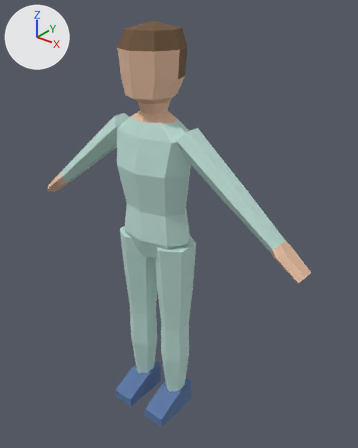
A saved change to the FBX model Assets/Character/Patient_Boy/Patient_Boy.fbx.
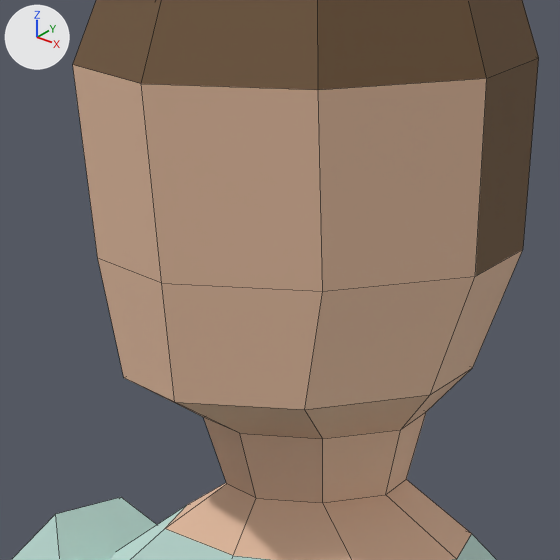
Each version is shown whole from a 50 mm lens placed at (0.938, -1.06, 1.389), pointed at (0.047, 0.054, 0.698), then close up on the part from 30% to 53% of the width and 8% to 27% of the height. Lighting does not change. The marker at upper left points along +X, +Y and +Z. The older version's two pictures come first. The close-ups show mesh edges as thin lines.

Objects in the first close-up: 'Patient_Boy'.
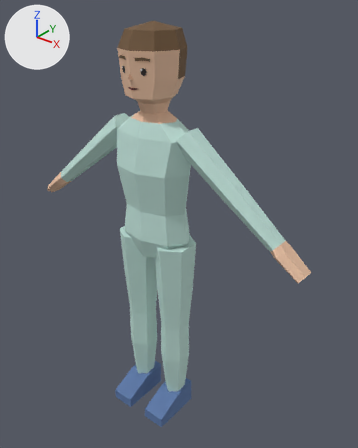
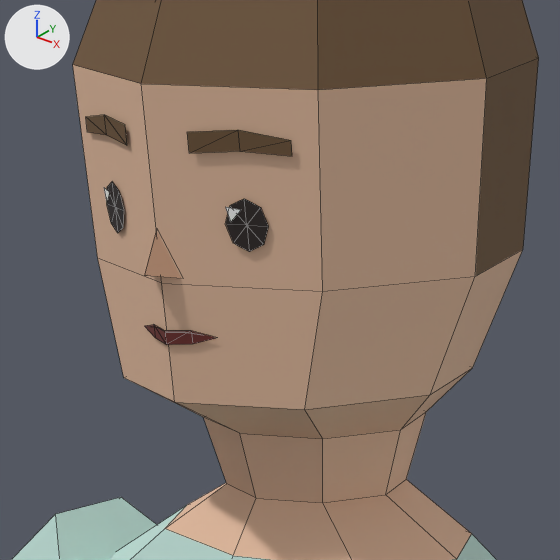
Changed parts and their boxes [x1, y1, x2, y2] in the close-ups (560 x 560 px):
part 1 of me_patient_boy, added
    after: [86, 115, 292, 345]

The edits, one by one:
Picture 'FacePalette.png' (img_facepalette_png) is new.
Material 'Patient_Boy_Face' (mat_patient_boy_face) is new.
Its texture is img_facepalette_png.
Its roughness is 0.55.
me_patient_boy is used by ob_patient_boy; location (0.0, 0.0, 0.0).
me_patient_boy had 249 vertices, 228 faces and spanned x -0.516..0.516, y -0.123..0.097, z 0.0..1.3.
me_patient_boy now has 329 vertices, 289 faces and spans x -0.516..0.516, y -0.123..0.097, z 0.0..1.3.
Part 1, on me_patient_boy:
80 vertices are added at x -0.055..0.055, y -0.1..-0.073, z 1.134..1.218.
53 new faces join them, mat_patient_boy_face (picture img_facepalette_png).
8 new faces join them, mat_patient_boy_hair (brown #6f5538).
me_patient_boy gains material mat_patient_boy_face (picture img_facepalette_png).
